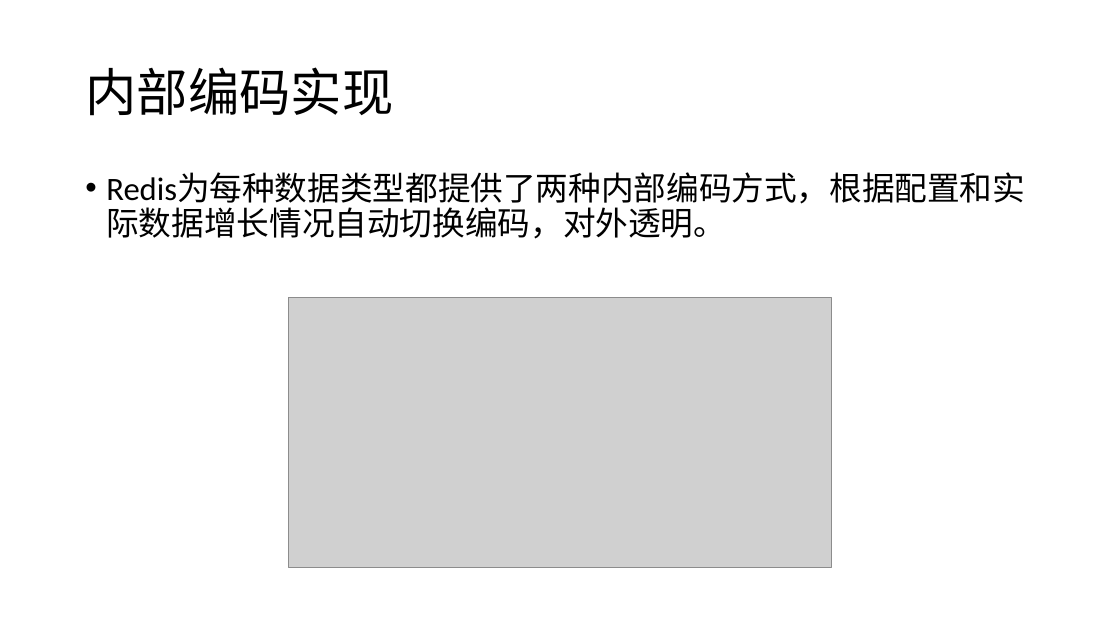
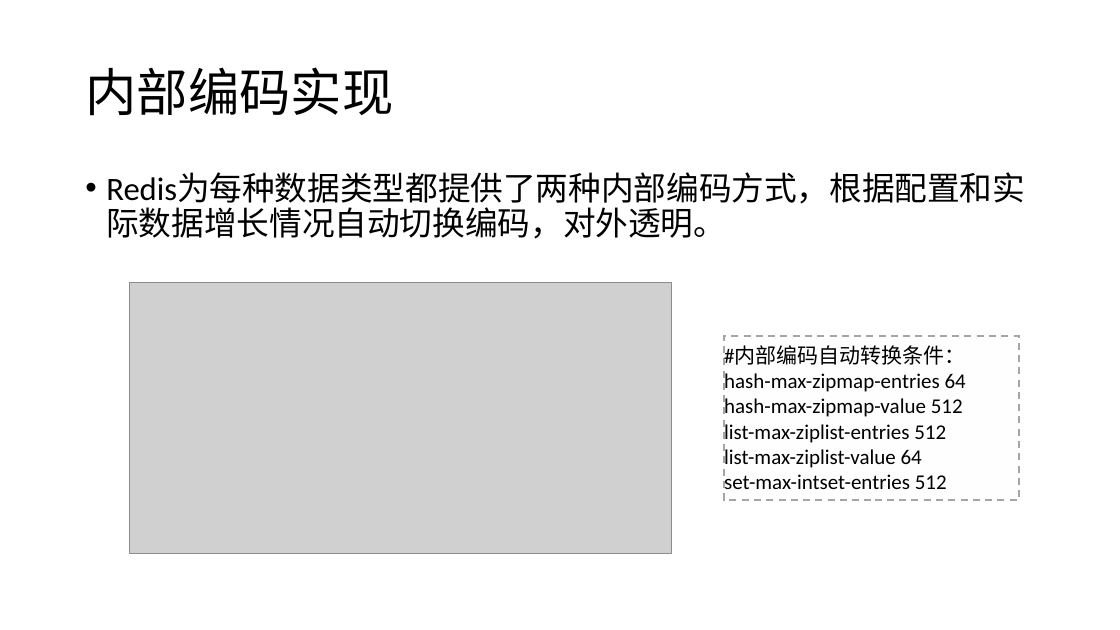
Before and after one commit to guhanjie/Knowledge-sharing, a slide deck: slide 14 of Redis技术分享——by顾汉杰.pptx. Drawn at 1120x630 pixels with LibreOffice and Linux fonts; fonts in the diff are those of the drawing; grey boxes stand for pictures. Boxes give left, top, right and bottom in pixels: in the first picture for what was removed or moved away, otherwise in the second. Text is boxed around its words. In the diff, an @@ line names an element or a change of style, - is before the commit and + after.

```diff
--- a/Redis技术分享——by顾汉杰.pptx
+++ b/Redis技术分享——by顾汉杰.pptx
@@ picture: place and size @@
-picture at <box>289,297,832,568</box>
+picture at <box>129,283,672,554</box>
@@ rectangle added at <box>724,336,1019,501</box>, fill #FEFEFE, outline #A5A5A5 1.5 pt dashed, 18 pt, text #000000 @@
+#内部编码自动转换条件：
+hash-max-zipmap-entries 64
+hash-max-zipmap-value 512
+list-max-ziplist-entries 512
+list-max-ziplist-value 64
+set-max-intset-entries 512
```
Also in this commit, not shown: 17 other slides changed, 1 slide added.
